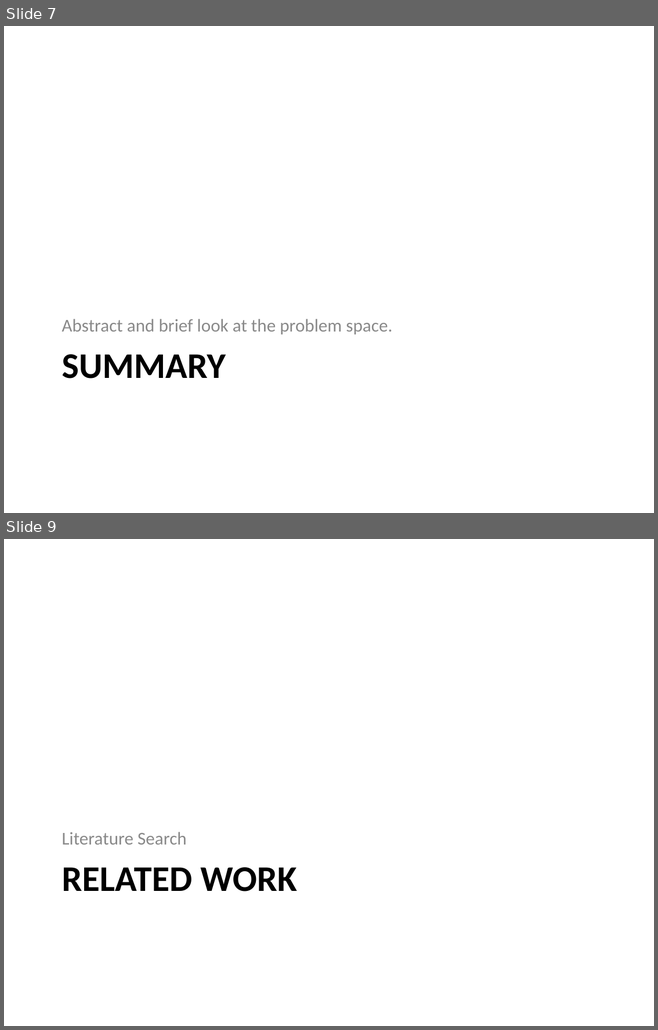
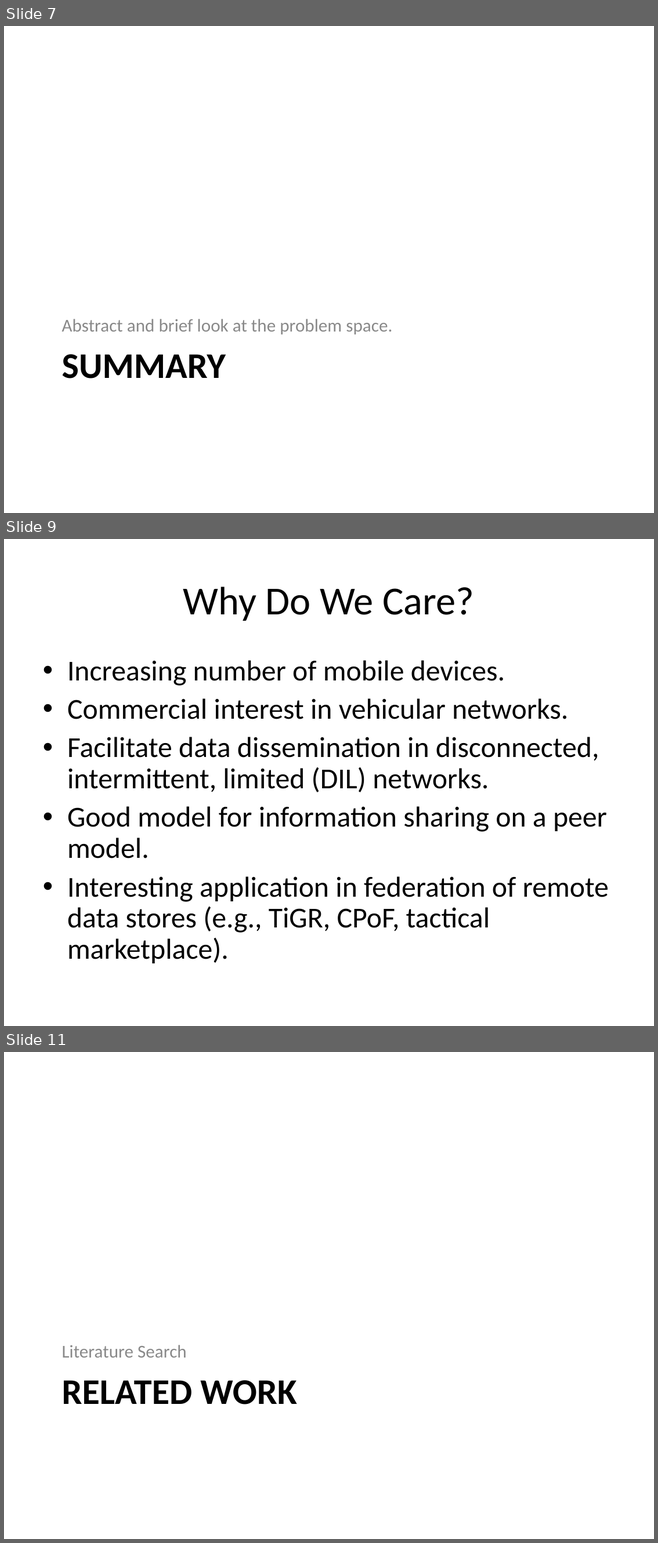
Before and after one commit to mazzas/School, a slide deck: SE4960/Journal Club/Minimum Latency Data Diffusion in Intermittently Connected Mobile.ppt. Shown one above the other, each under a label of ours: slides 7 and 9 before the commit, slides 7, 9 and 11 after it; the slides between them are not shown. The pictures are 658x1030 and 658x1543 pixels, drawn with LibreOffice and Linux fonts; fonts in the diff are those of the drawing. Boxes give left, top, right and bottom in pixels: in the first picture for what was removed or moved away, otherwise in the second. Text is boxed around its words. In the diff, an @@ line names an element or a change of style, - is before the commit and + after.

```diff
--- a/SE4960/Journal Club/Minimum Latency Data Diffusion in Intermittently Connected Mobile.ppt
+++ b/SE4960/Journal Club/Minimum Latency Data Diffusion in Intermittently Connected Mobile.ppt
@@ slide 9 added at (x1=4, y1=539, x2=654, y2=1026), background #FFFFFF @@
@@ title added at (x1=183, y1=587, x2=474, y2=621), 44 pt, text #000000 @@
+Why Do We Care?
@@ text added at (x1=67, y1=660, x2=608, y2=964), 32 pt, text #000000 @@
+• Increasing number of mobile devices.
+• Commercial interest in vehicular networks.
+• Facilitate data dissemination in disconnected, intermittent, limited (DIL) networks.
+• Good model for information sharing on a peer model.
+• Interesting application in federation of remote data stores (e.g., TiGR, CPoF, tactical marketplace).
@@ what was slide 9 is now slide 11 @@
```
Also in this commit, not shown: 8 other slides added, 3 slides removed.
